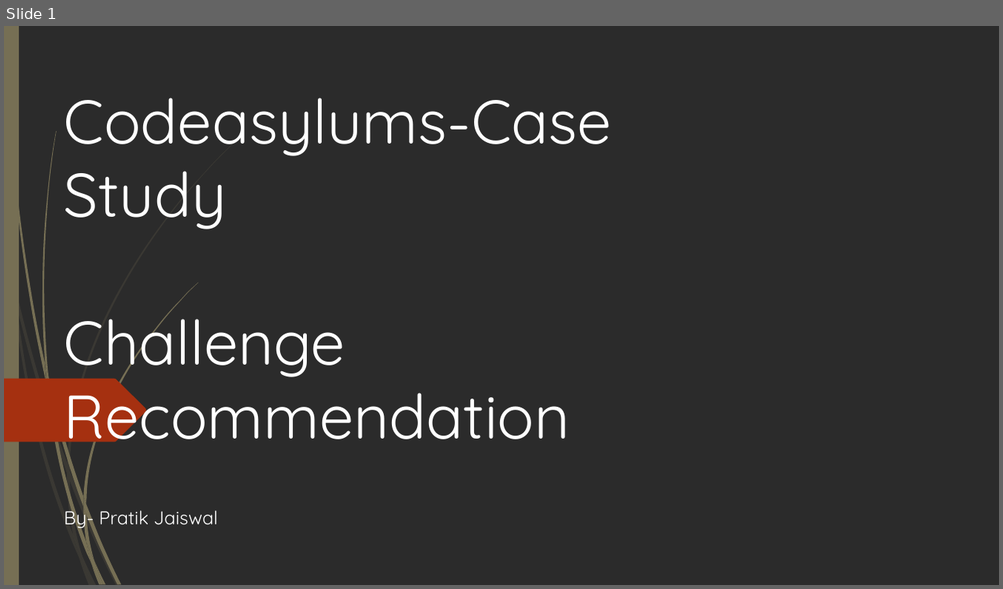
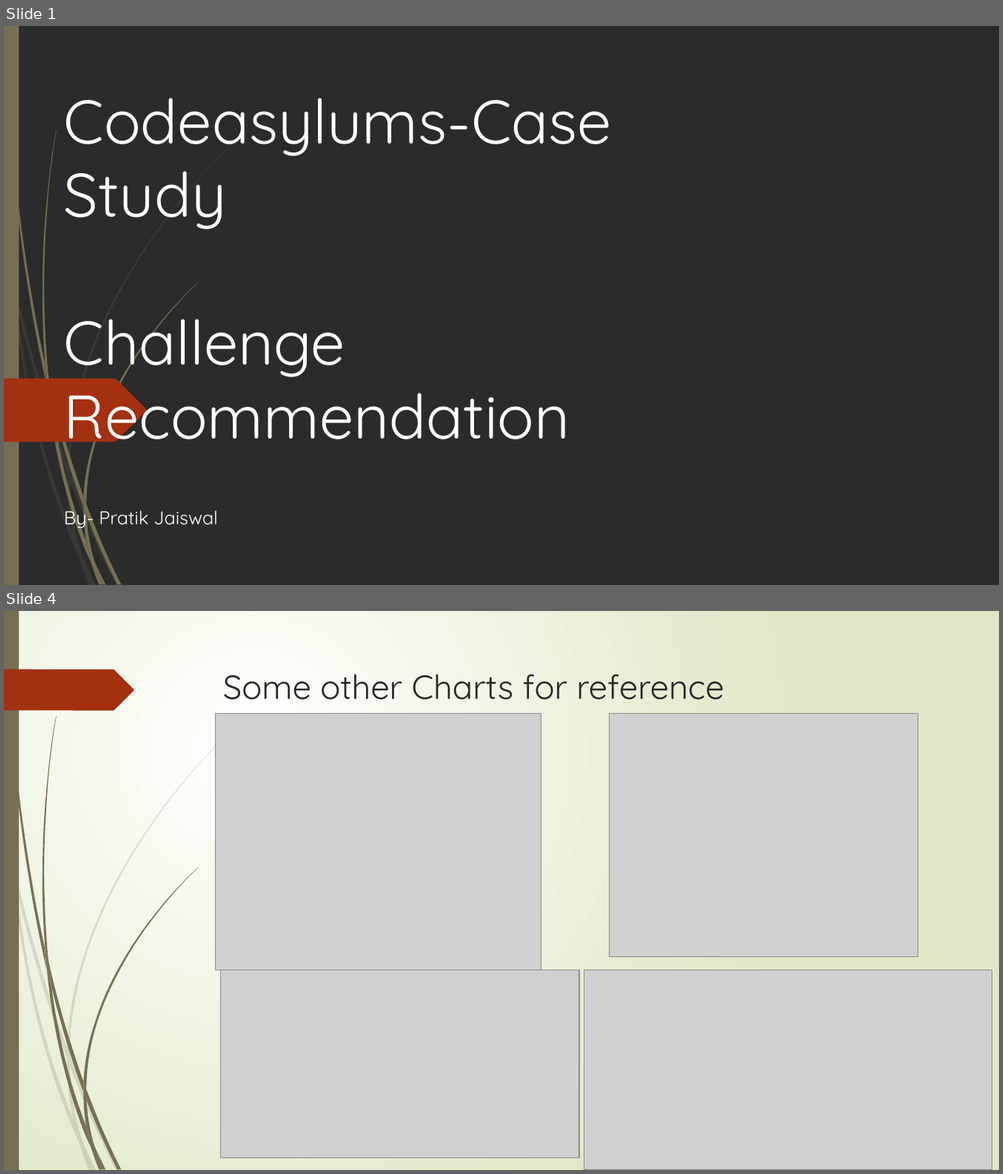
Before and after one commit to pratikjaiswal1998/challenge_recommendation_ml, a slide deck: Codeasylums-Case Study.pptx. Shown one above the other, each under a label of ours: slide 1 before the commit, slides 1 and 4 after it; the slides between them are not shown. The pictures are 1003x589 and 1003x1174 pixels, drawn with LibreOffice and Linux fonts; fonts in the diff are those of the drawing; grey boxes stand for pictures; background and template pictures are left out; a plain dark background stands for a picture behind light text. Boxes give left, top, right and bottom in pixels: in the first picture for what was removed or moved away, otherwise in the second. Text is boxed around its words. In the diff, an @@ line names an element or a change of style, - is before the commit and + after.

```diff
--- a/Codeasylums-Case Study.pptx
+++ b/Codeasylums-Case Study.pptx
@@ slide 4 added at [4,611,999,1170], background gradient #FFFFFF to #DFE8C4; not listed: 23 template elements that a slide beside it also shows @@
@@ freeform shape added at [4,669,134,710], fill #A53010 @@
@@ title added at [223,674,723,700], 32.4 pt, text #262626 @@
+Some other Charts for reference
@@ picture added at [216,714,541,971] @@
@@ picture added at [609,714,918,957] @@
@@ picture added at [220,971,578,1158] @@
@@ picture added at [584,971,992,1170] @@
```
Also in this commit, not shown: 1 slide changed, 1 other slide added, 1 slide removed, 1 other file.
